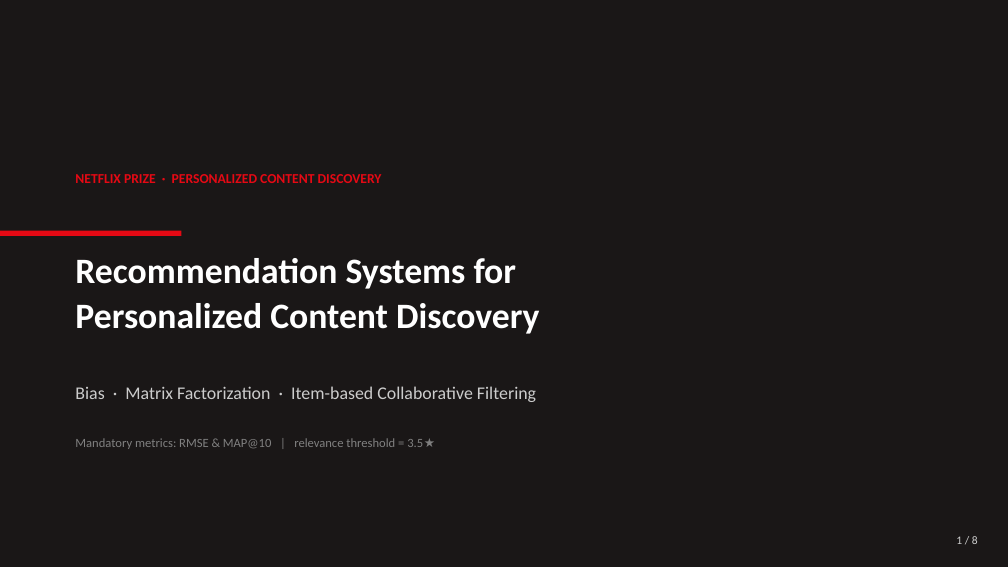
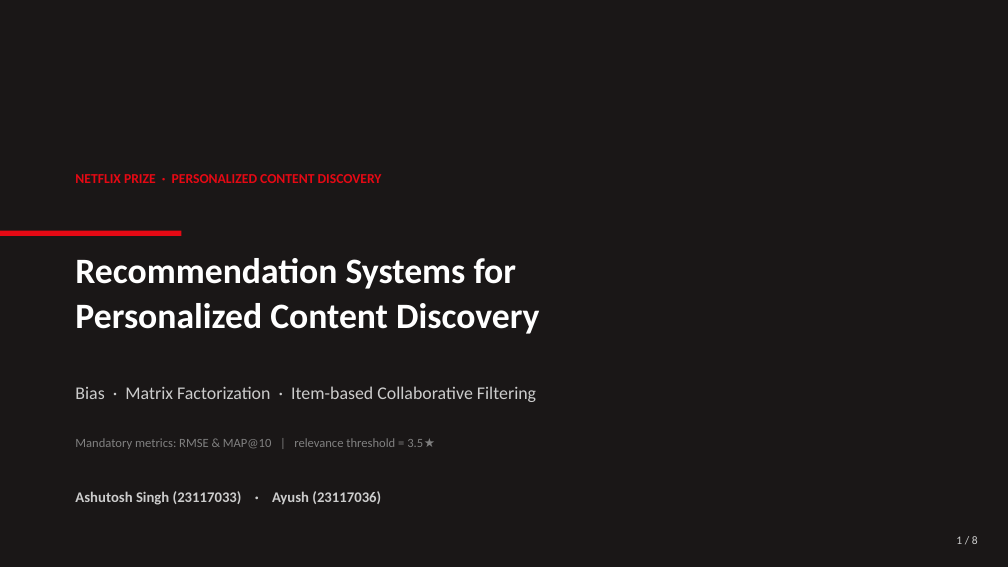
Before and after one commit to Ashu-6705/netflix-recommender-23117033-23117036, a slide deck: slide 1 of reports/Presentation.pptx. Drawn at 1008x567 pixels with LibreOffice and Linux fonts; fonts in the diff are those of the drawing. Boxes give left, top, right and bottom in pixels: in the first picture for what was removed or moved away, otherwise in the second. Text is boxed around its words. In the diff, an @@ line names an element or a change of style, - is before the commit and + after.

```diff
--- a/reports/Presentation.pptx
+++ b/reports/Presentation.pptx
@@ text added at box(75, 491, 381, 505), 14 pt, text #CCCCCC, bold @@
+Ashutosh Singh (23117033) · Ayush (23117036)
```
Also in this commit, not shown: 2 other files.
